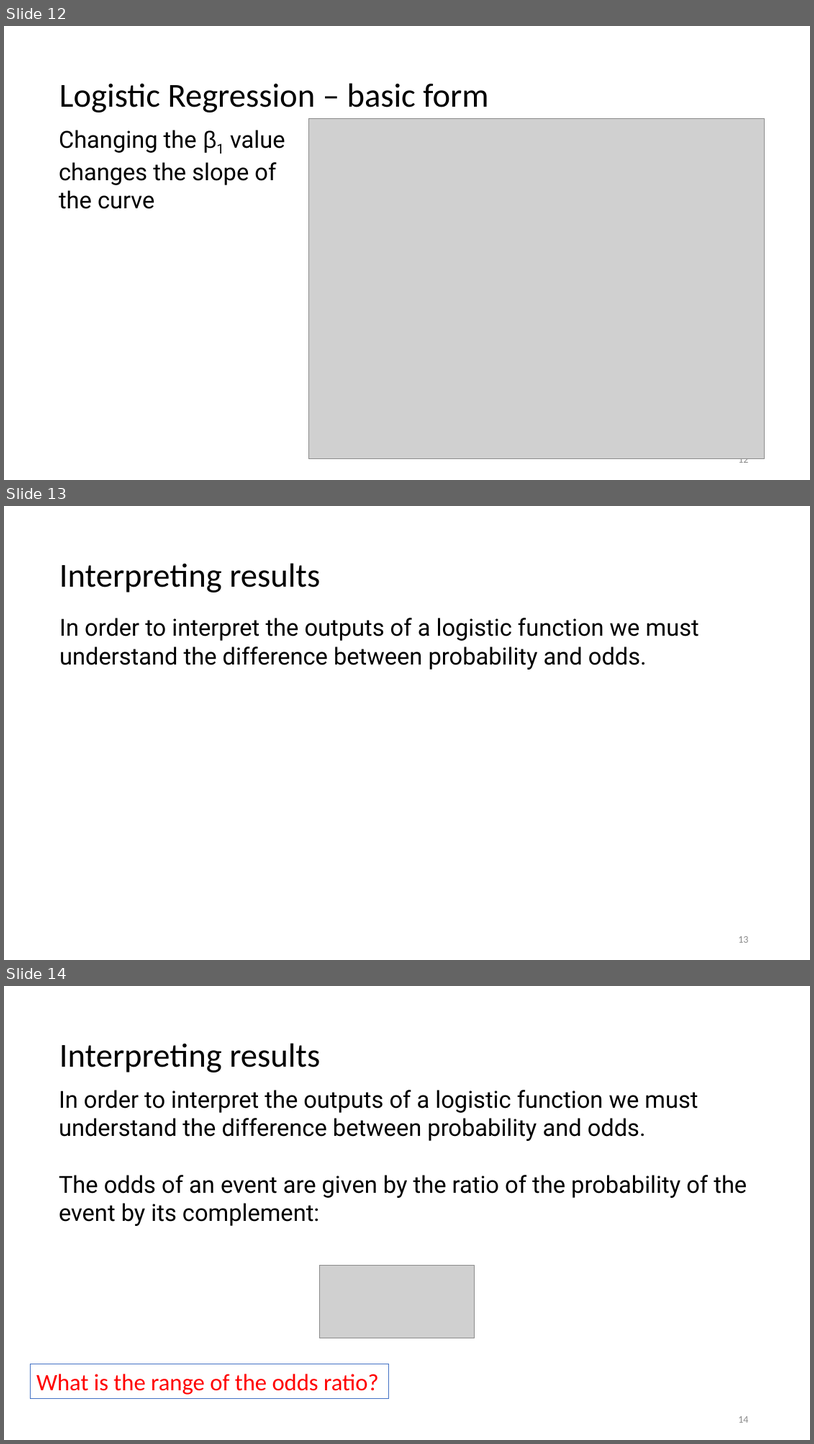
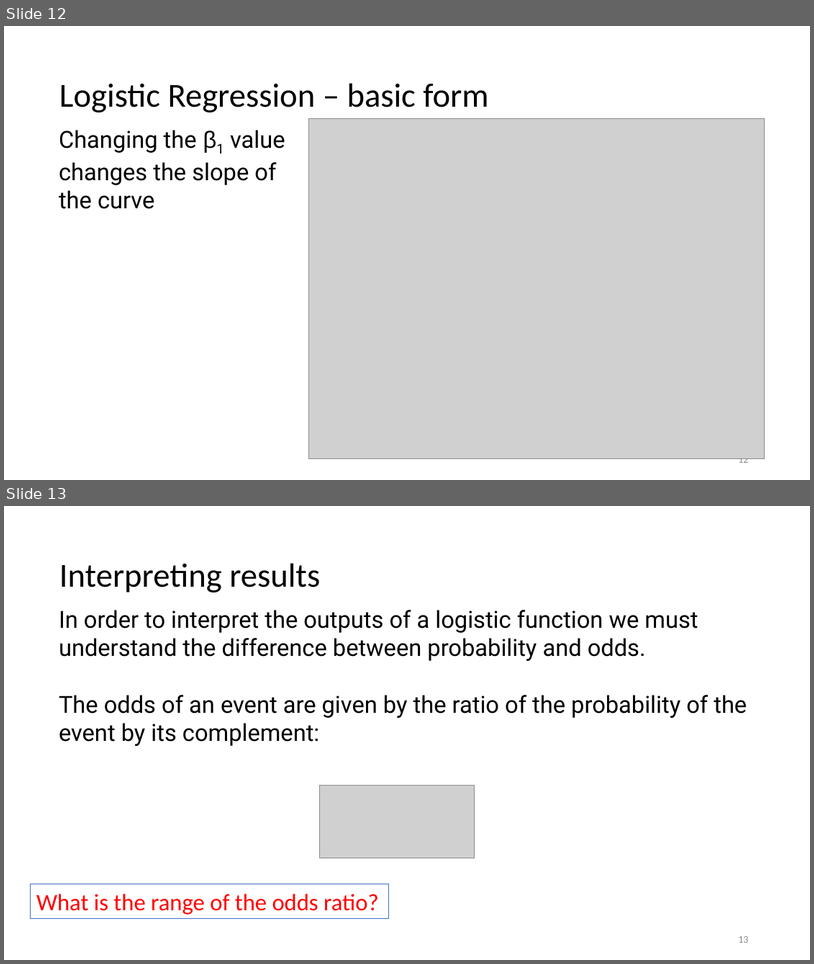
Before and after one commit to jayurbain/DataScienceIntro, a slide deck: slides/09_logistic_regression_classification.pptx. Shown one above the other, each under a label of ours: slides 12, 13 and 14 before the commit, slides 12 and 13 after it. The pictures are 814x1444 and 814x964 pixels, drawn with LibreOffice and Linux fonts; fonts in the diff are those of the drawing; grey boxes stand for pictures. Boxes give left, top, right and bottom in pixels: in the first picture for what was removed or moved away, otherwise in the second. Text is boxed around its words. In the diff, an @@ line names an element or a change of style, - is before the commit and + after.

Commit message:
update logistic regression slides

```diff
--- a/slides/09_logistic_regression_classification.pptx
+++ b/slides/09_logistic_regression_classification.pptx
@@ slide 13 removed at [4,506,810,960], background #FFFFFF @@
@@ text removed at [59,563,320,592] @@
-Interpreting results
@@ text removed at [59,618,700,669] @@
-In order to interpret the outputs of a logistic function we must understand the difference between probability and odds.
@@ page number removed at [738,936,748,942] @@
-13
@@ what was slide 14 is now slide 13 @@
@@ page number at [738,936,748,942]: text changed @@
-14
+13
```
Also in this commit, not shown: 3 slides changed, 1 other file.
